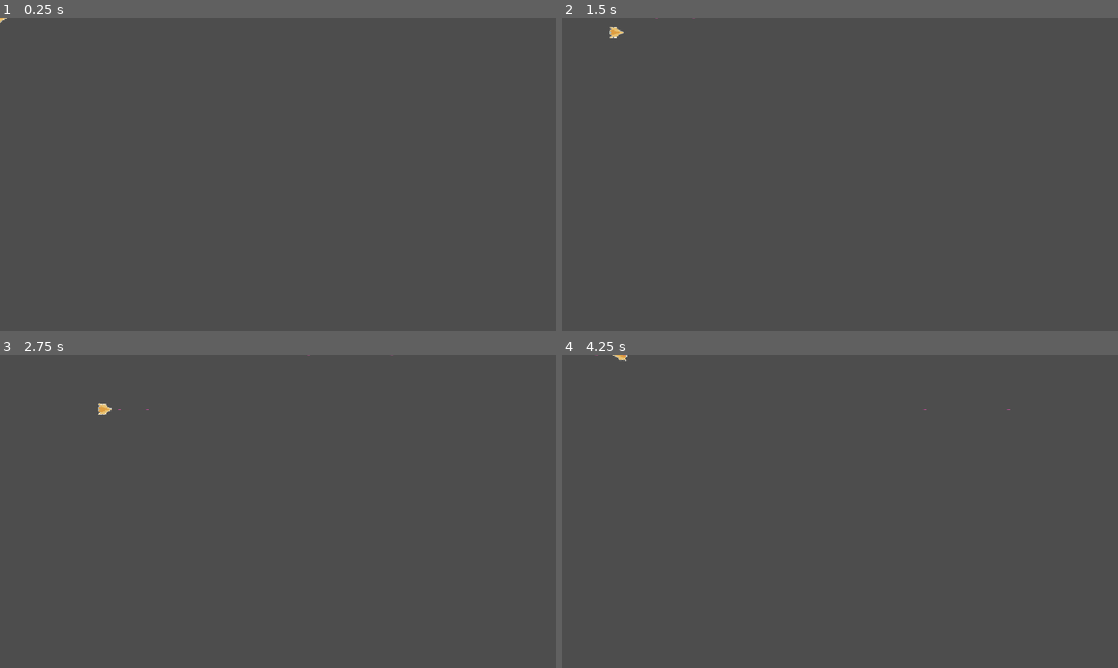
Above: before the commit, frames 1-4 (two rows, left to right).
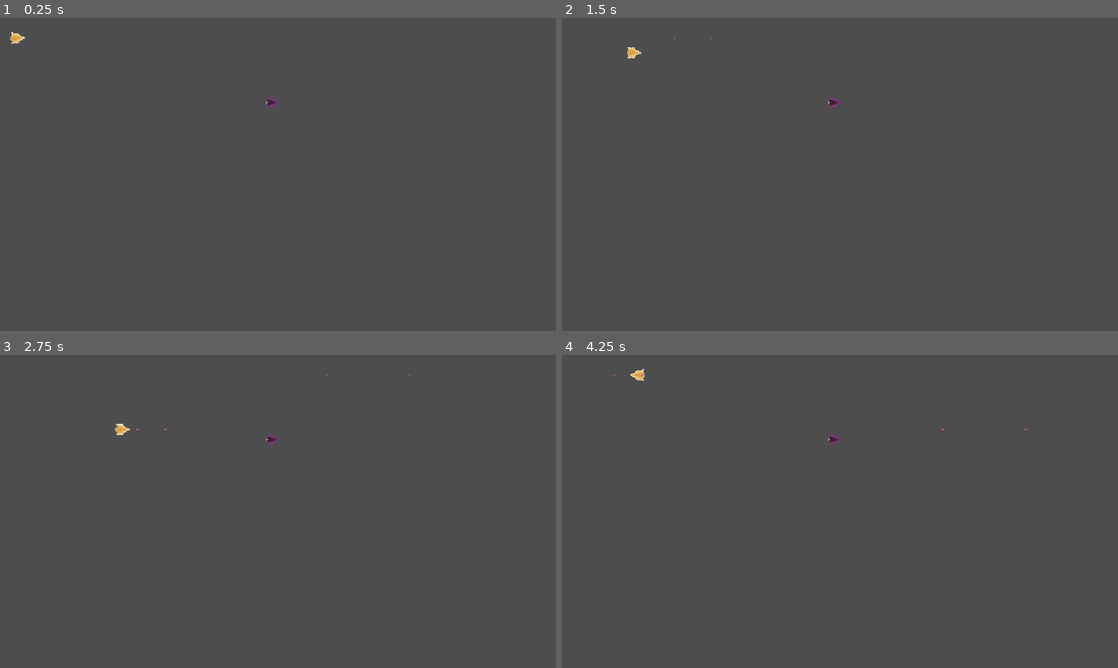
Above: after the commit, the same moments.

Repository: Dajzu/RocketTowerDefense
Game: Godot game, scene res://scenes/player/player.tscn
The game is run twice, just before and just after one commit, with the same random seed, the same clock (stepped at 60 frames per second) and the same inputs.
Inputs (mouse positions are in pixels of both pictures, inside the frame that each line leads up to):
- Up to frame 1 (0.25 s): no input
- Up to frame 2 (1.5 s): tap Enter at 0.5 s; move the mouse to (962, 158) at 0.52 s; press the mouse at (962, 158) at 0.53 s; hold D (Right) 0.53-1.28 s; move the mouse to (728, 190) at 1.27 s; release the mouse at (728, 190) at 1.28 s; hold S (Down) from 1.28 s (still down); click (728, 190) at 1.35 s
- Up to frame 3 (2.75 s): move the mouse to (333, 442) at 2.02 s; release S (Down) at 2.03 s; press the mouse at (333, 442) at 2.03 s; hold D (Right) from 2.03 s (still down)
- Up to frame 4 (4.25 s): move the mouse to (812, 574) at 2.77 s; release D (Right) at 2.78 s; release the mouse at (812, 574) at 2.78 s; hold W (Up) 2.78-3.53 s; click (812, 574) at 2.85 s; move the mouse to (1006, 558) at 3.52 s; press the mouse at (1006, 558) at 3.53 s; hold A (Left) from 3.53 s (still down)

The runs differ from the first frame. In frame 1, 0.1% of the frame differs, in the area x 0-51%, y 0-29%; in frame 2, 0.2%; in frame 3, 0.2%, in the area x 17-74%, y 0-29%; in frame 4, 0.1%.

Commit message:
6-Add basic enemy with HP and bullet damage

Diff:
--- a/project.godot
+++ b/project.godot
@@ -48,6 +48,12 @@
 ]
 }
 
+[layer_names]
+
+2d_physics/layer_1="player"
+2d_physics/layer_2="enemies"
+2d_physics/layer_3="player_bullets"
+
 [physics]
 
 3d/physics_engine="Jolt Physics"
--- /dev/null
+++ b/scenes/enemies/enemy_basic.tscn
@@ -0,0 +1,20 @@
+[gd_scene format=3 uid="uid://cx740x0jiiv0s"]
+
+[ext_resource type="Script" uid="uid://b6jrqmmjjyuhf" path="res://scripts/enemies/enemy_basic.gd" id="1_3830d"]
+[ext_resource type="Texture2D" uid="uid://le0mc6jlhgu3" path="res://assets/enemies/enemy_basic.png" id="2_haaaj"]
+
+[sub_resource type="CapsuleShape2D" id="CapsuleShape2D_gmlin"]
+
+[node name="Enemy_basic" type="CharacterBody2D" unique_id=1590967503]
+collision_layer = 2
+collision_mask = 0
+script = ExtResource("1_3830d")
+
+[node name="CollisionShape2D" type="CollisionShape2D" parent="." unique_id=133634107]
+position = Vector2(-0.895, 0)
+rotation = 1.5707964
+scale = Vector2(0.855, 0.855)
+shape = SubResource("CapsuleShape2D_gmlin")
+
+[node name="Sprite2D" type="Sprite2D" parent="." unique_id=245462119]
+texture = ExtResource("2_haaaj")
--- a/scenes/player/bullet.tscn
+++ b/scenes/player/bullet.tscn
@@ -3,11 +3,21 @@
 [ext_resource type="Script" uid="uid://c0bmmrchuq8vo" path="res://scripts/player/bullet.gd" id="1_2as5g"]
 [ext_resource type="Texture2D" uid="uid://cw7bhjwfcpask" path="res://assets/player/Bullet.png" id="2_j5eos"]
 
+[sub_resource type="RectangleShape2D" id="RectangleShape2D_gmlin"]
+size = Vector2(6, 2)
+
 [node name="Bullet" type="Area2D" unique_id=1269609882]
+collision_layer = 4
+collision_mask = 2
 script = ExtResource("1_2as5g")
 
 [node name="CollisionShape2D" type="CollisionShape2D" parent="." unique_id=1731620619]
+position = Vector2(20, 0)
+scale = Vector2(1.055, 1.29)
+shape = SubResource("RectangleShape2D_gmlin")
 
 [node name="Sprite2D" type="Sprite2D" parent="." unique_id=69874445]
 position = Vector2(20, 0)
 texture = ExtResource("2_j5eos")
+
+[connection signal="body_entered" from="." to="." method="_on_body_entered"]
--- a/scenes/player/player.tscn
+++ b/scenes/player/player.tscn
@@ -2,6 +2,7 @@
 
 [ext_resource type="Texture2D" uid="uid://d34gdxsxtrukp" path="res://assets/player/PlayerRocket.png" id="1_8afob"]
 [ext_resource type="Script" uid="uid://dpc85sbod5e8k" path="res://scripts/player/player.gd" id="1_dovo2"]
+[ext_resource type="PackedScene" uid="uid://cx740x0jiiv0s" path="res://scenes/enemies/enemy_basic.tscn" id="3_gmlin"]
 
 [sub_resource type="CapsuleShape2D" id="CapsuleShape2D_x7p2l"]
 radius = 4.219409
@@ -10,6 +11,8 @@
 [node name="Node2D" type="Node2D" unique_id=1068645732]
 
 [node name="Player" type="CharacterBody2D" parent="." unique_id=1297798164]
+position = Vector2(36.635, 41.695)
+collision_mask = 0
 script = ExtResource("1_dovo2")
 
 [node name="CollisionShape2D" type="CollisionShape2D" parent="Player" unique_id=1643978445]
@@ -20,3 +23,6 @@
 
 [node name="Sprite2D" type="Sprite2D" parent="Player" unique_id=1390019660]
 texture = ExtResource("1_8afob")
+
+[node name="Enemy_basic" parent="." unique_id=1590967503 instance=ExtResource("3_gmlin")]
+position = Vector2(566, 175)
--- /dev/null
+++ b/scripts/enemies/enemy_basic.gd
@@ -0,0 +1,15 @@
+extends CharacterBody2D
+
+var health : float = 5
+var direction : Vector2 = Vector2.LEFT
+var move_speed : float = 0.0
+
+
+func _physics_process(_delta: float) -> void:
+	velocity = direction * move_speed
+	move_and_slide()
+
+func take_damage(amount : float) -> void:
+	health -= amount
+	if health <= 0:
+		queue_free()
--- a/scripts/player/bullet.gd
+++ b/scripts/player/bullet.gd
@@ -6,6 +6,7 @@
 var lifetime : float = 5.0
 var acceleration : float = 150.0
 var max_speed : float = 500.0
+var damage : float = 1.0
 
 
 # Called every frame. 'delta' is the elapsed time since the previous frame.
@@ -14,9 +15,16 @@
 
 	lifetime -= delta #Time until disappear
 
+	speed += acceleration * delta #Making speed continuously faster
+
 	speed = min(speed, max_speed) #Speed cap
 
-	speed += acceleration * delta #Making speed continuously faster
 
 	if lifetime <= 0:
 		queue_free()
+
+
+func _on_body_entered(body: Node2D) -> void:
+	if body.has_method("take_damage"):
+		body.take_damage(damage)
+	queue_free()
Binary file added: assets/enemies/enemy_basic.png
Not shown, added: assets/enemies/enemy_basic.png.import
Not shown, added: scripts/enemies/enemy_basic.gd.uid
